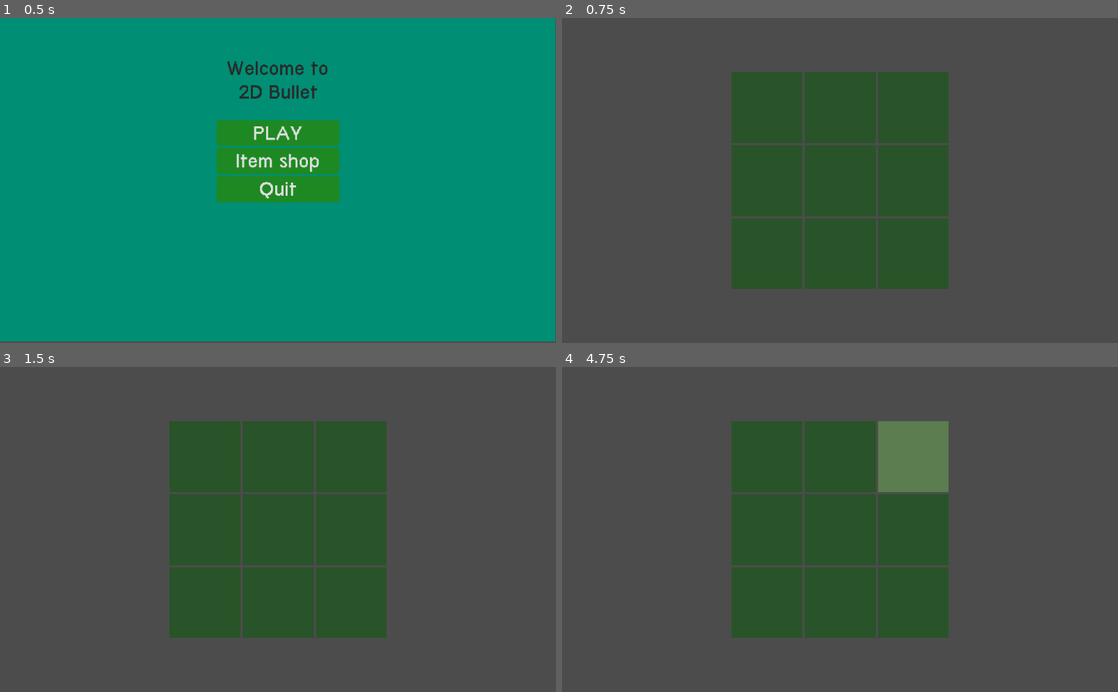
Above: before the commit, frames 1-4 (two rows, left to right).
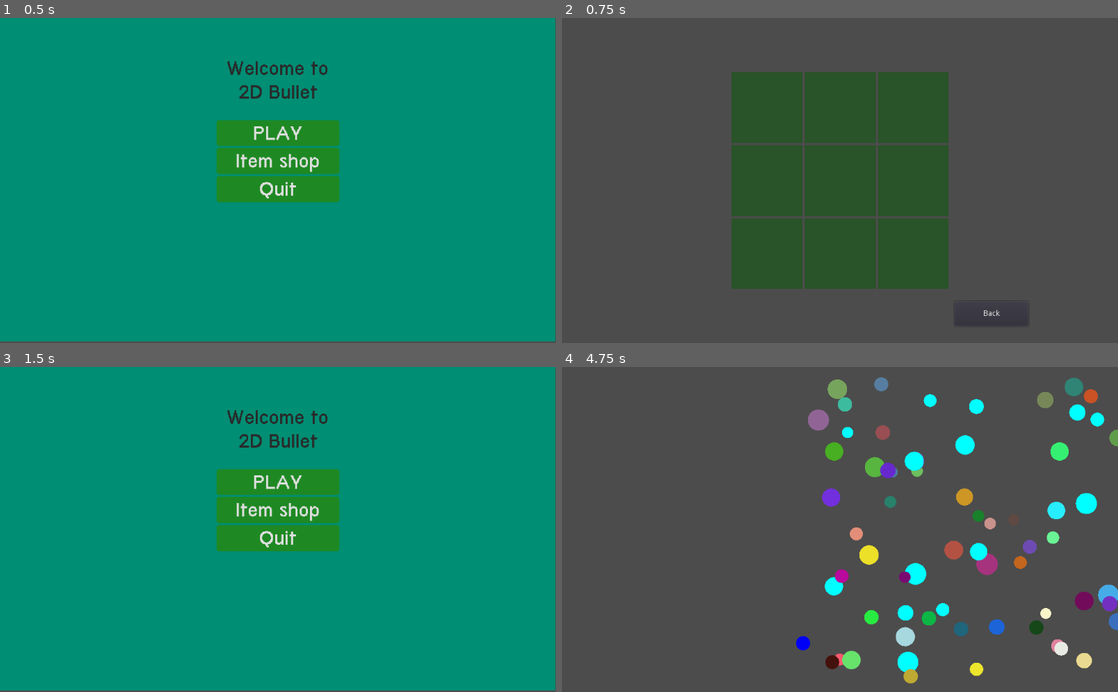
Above: after the commit, the same moments.

Repository: sldless/2DBullet
Game: Godot game, scene res://scripts/Menu/Menu.tscn
Two runs of this game, one before a commit and one after it. Both use one fixed random seed, a clock stepped at 60 frames per second and the inputs below.
Inputs (mouse positions are in pixels of both pictures, inside the frame that each line leads up to):
- Up to frame 1 (0.5 s): no input
- Up to frame 2 (0.75 s): click "Item shop" at 0.5 s
- Up to frame 3 (1.5 s): click (428, 662) at 1.25 s, where only the run after the commit has a clickable "Back"
- Up to frame 4 (4.75 s): click (840, 480) at 2 s, where only the run after the commit has a clickable "PLAY"; click (767, 458) at 2.77 s; click (840, 458) at 3.52 s; click (912, 458) at 4.27 s

Frame 1 is identical in both runs. In frame 2, less than 0.1% of the frame differs, in the area x 71-84%, y 89-95%; in frame 3, 99%, in the area x 0-100%, y 0-100%; in frame 4, 30%.

Commit message:
back Button tscn

Diff:
--- a/scripts/ItemShop/item_shop.tscn
+++ b/scripts/ItemShop/item_shop.tscn
@@ -123,4 +123,16 @@
 size_flags_horizontal = 3
 size_flags_vertical = 3
 
+[node name="backButton" type="Button" parent="."]
+margin_left = 723.0
+margin_top = 523.0
+margin_right = 859.0
+margin_bottom = 569.0
+text = "Back"
+script = ExtResource( 1 )
+__meta__ = {
+"_edit_use_anchors_": false
+}
+
 [connection signal="pressed" from="GridContainer/x2CoinButton" to="GridContainer/x2CoinButton" method="_on_x2CoinButton_pressed"]
+[connection signal="pressed" from="backButton" to="GridContainer/x2CoinButton" method="_on_backButton_pressed"]
